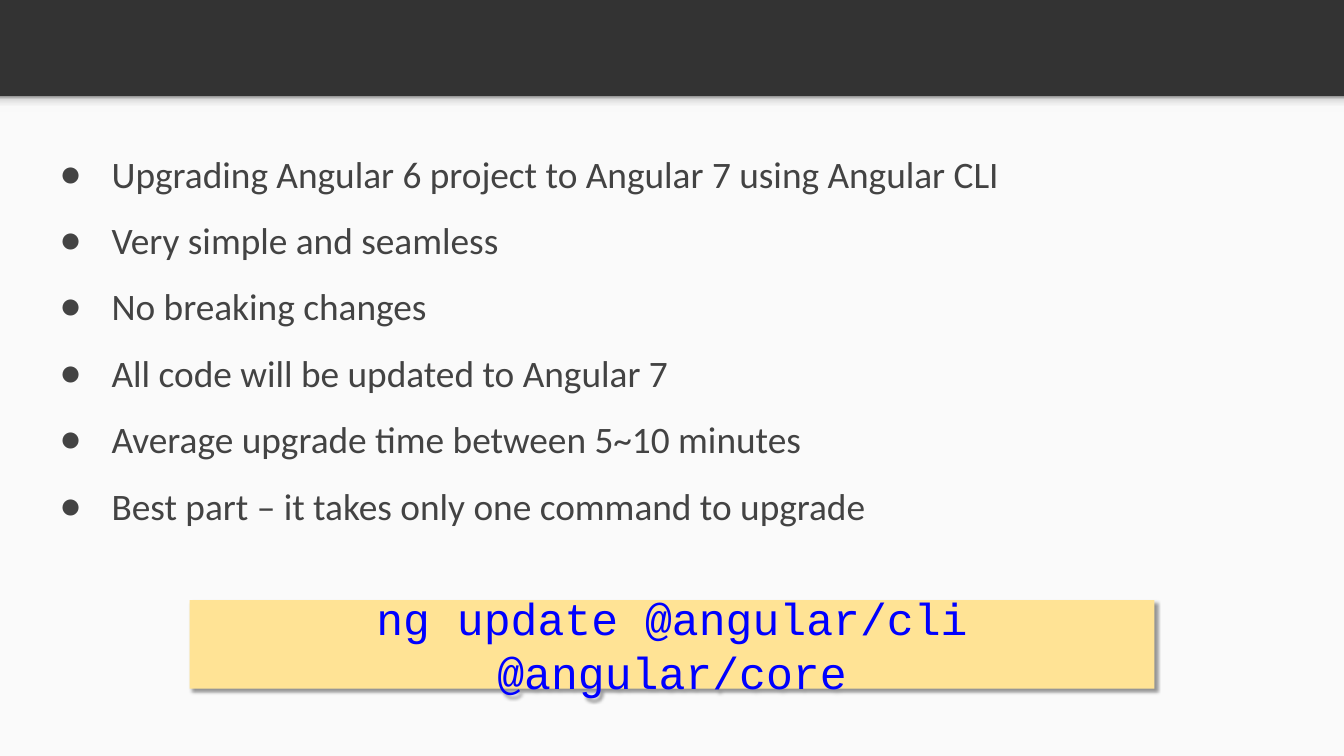
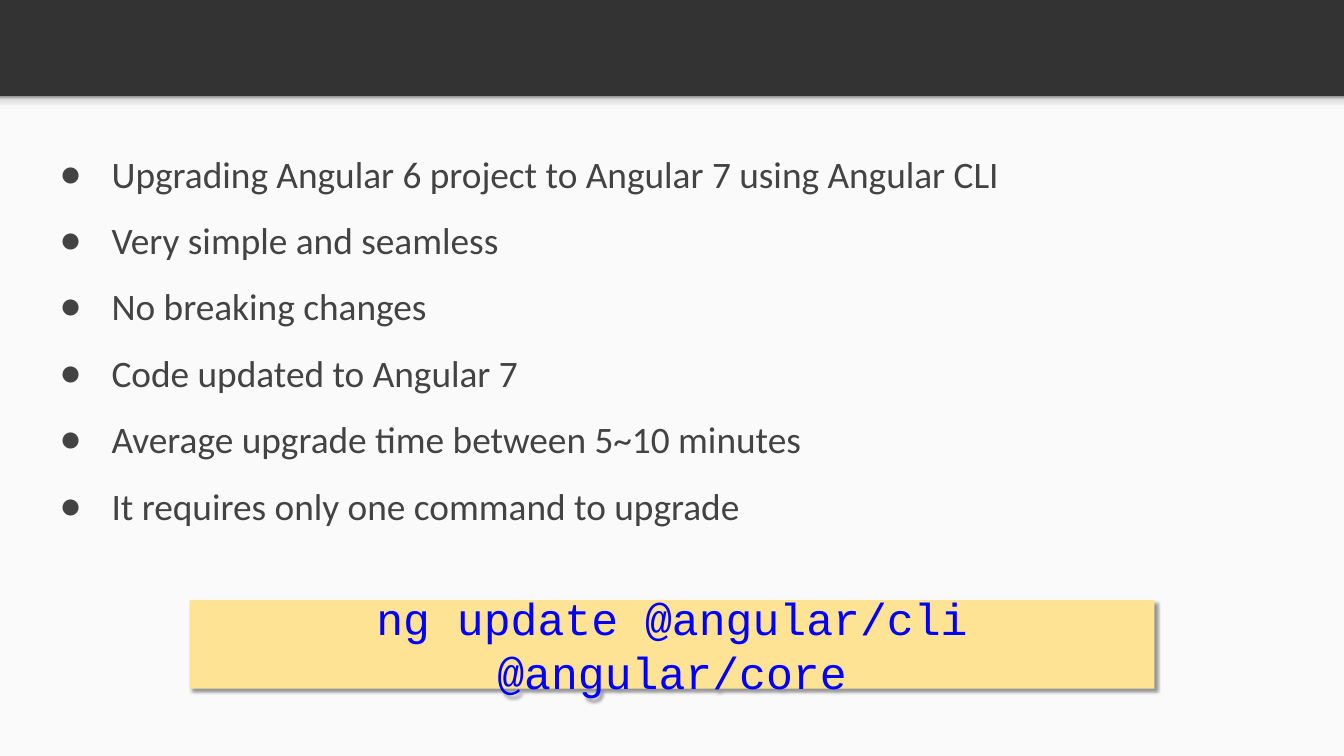
Before and after one commit to PacktPublishing/Angular-7-New-Features, a slide deck: slide 4 of Angular 7 New Features PPTs/Angular 7 New Features 1/Angular 7 New Features 1.2.ppt. Drawn at 1344x756 pixels with LibreOffice and Linux fonts; fonts in the diff are those of the drawing. Boxes give left, top, right and bottom in pixels: in the first picture for what was removed or moved away, otherwise in the second. Text is boxed around its words. In the diff, an @@ line names an element or a change of style, - is before the commit and + after.

```diff
--- a/Angular 7 New Features PPTs/Angular 7 New Features 1/Angular 7 New Features 1.2.ppt
+++ b/Angular 7 New Features PPTs/Angular 7 New Features 1/Angular 7 New Features 1.2.ppt
@@ text at <box>112,361,518,394</box>: text changed @@
-● All code will be updated to Angular 7
+● Code updated to Angular 7
@@ text at <box>112,494,739,527</box>: text changed @@
-● Best part – it takes only one command to upgrade
+● It requires only one command to upgrade
```
Also in this commit, not shown: 1 other file.
